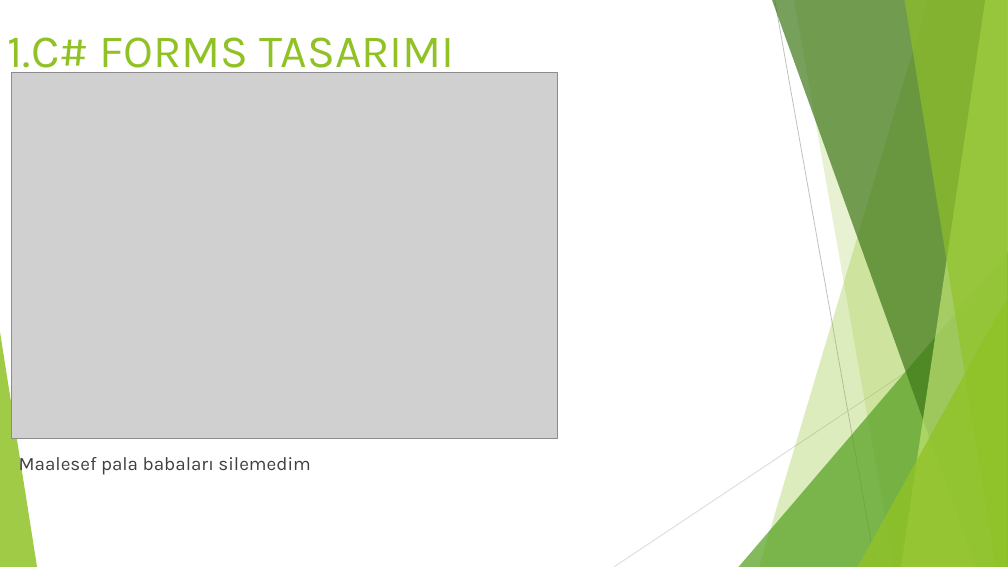
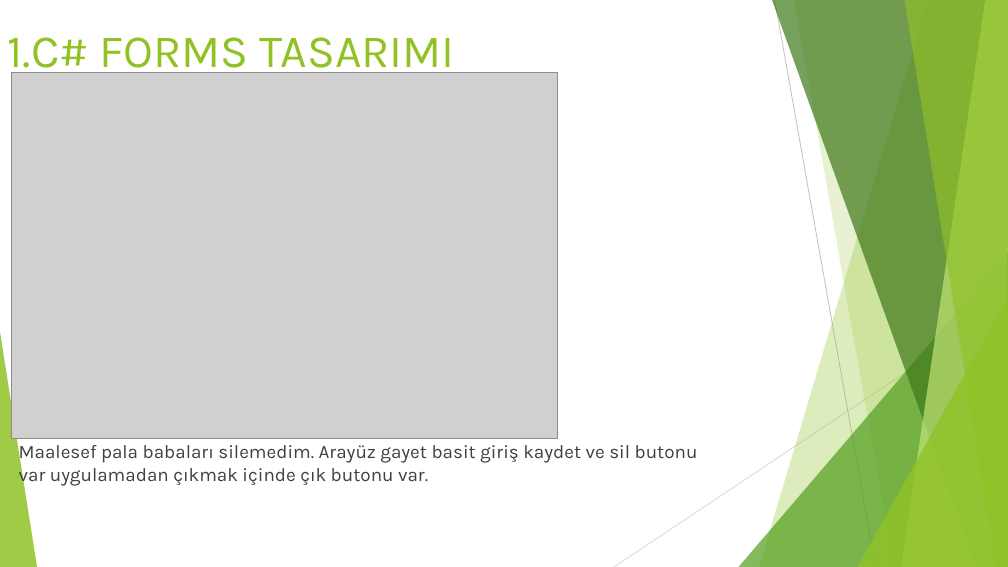
Before and after one commit to Emir9396/EmirBY96-Performans, a slide deck: slide 2 of EmirBY96-Performans-main/ATP 11-A PERFORMANS ÖDEVİ.pptx. Drawn at 1008x567 pixels with LibreOffice and Linux fonts; fonts in the diff are those of the drawing; grey boxes stand for pictures. Boxes give left, top, right and bottom in pixels: in the first picture for what was removed or moved away, otherwise in the second. Text is boxed around its words. In the diff, an @@ line names an element or a change of style, - is before the commit and + after.

```diff
--- a/EmirBY96-Performans-main/ATP 11-A PERFORMANS ÖDEVİ.pptx
+++ b/EmirBY96-Performans-main/ATP 11-A PERFORMANS ÖDEVİ.pptx
@@ text at (19,445,698,487): text changed @@
-Maalesef pala babaları silemedim
+Maalesef pala babaları silemedim. Arayüz gayet basit giriş kaydet ve sil butonu var uygulamadan çıkmak içinde çık butonu var.
```
Also in this commit, not shown: 2 other slides changed, 1 slide added, 1 slide removed.
